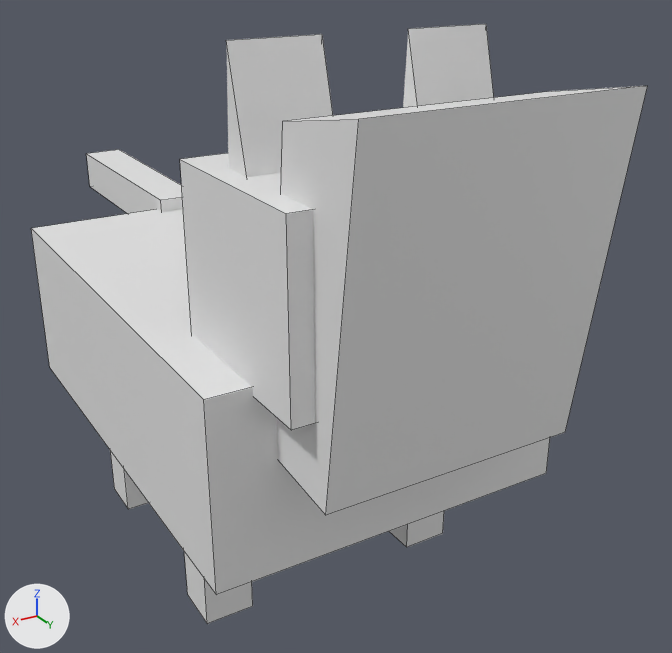
One commit to the Blender file assets/models/cat.blend: the scene before it, then after it.
Both versions are drawn from a 50 mm lens placed at (4.13, 6.69, 2.83), pointed at (-0.86, -1.62, -1.32). Arrows for +X, +Y and +Z are at lower left; the lights stay in place. Mesh edges are drawn as thin lines.

Names of what the first picture shows: 'Body', 'Ear_L', 'Ear_R', 'Head', 'Leg_BR', 'Leg_FL', 'Leg_FR', 'Mask', 'Tail'.
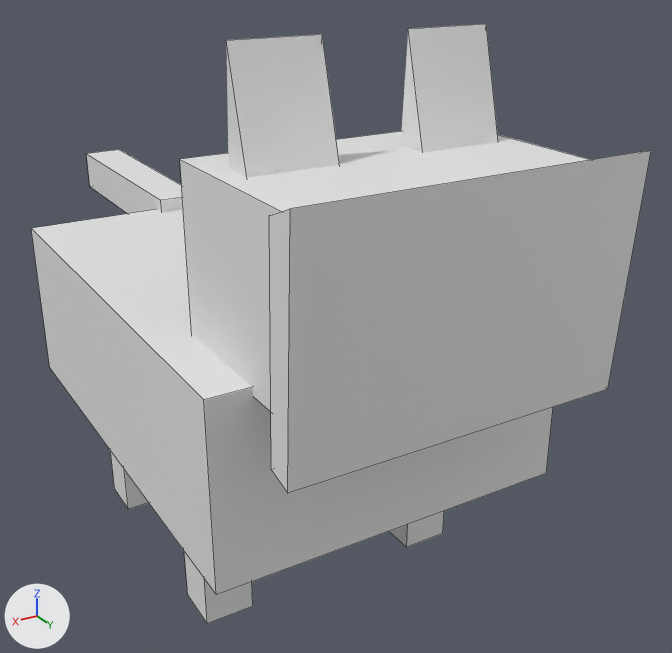
Patch to the scene script:
```diff
--- a/assets/models/cat.blend.py
+++ b/assets/models/cat.blend.py
@@ ob_mask @@
 ob_mask.matrix_parent_inverse = Matrix(((1.0, 0.0, 0.0, 0.0), (0.0, 1.0, 0.0, -0.617), (0.0, 0.0, 1.0, 0.45), (0.0, 0.0, 0.0, 1.0)))
-ob_mask.location = (0.0, 1.367, 0.225)
+ob_mask.location = (0.0, 1.661, 0.165)
+ob_mask.scale = (1.3, 0.3, 0.7)
```

Location of each change, [x1, y1, x2, y2] in pixels of the pictures (672 x 653 px):
'Mask', moved, rescaled (20% shorter): before [277, 86, 647, 515]; after [269, 150, 651, 493]
